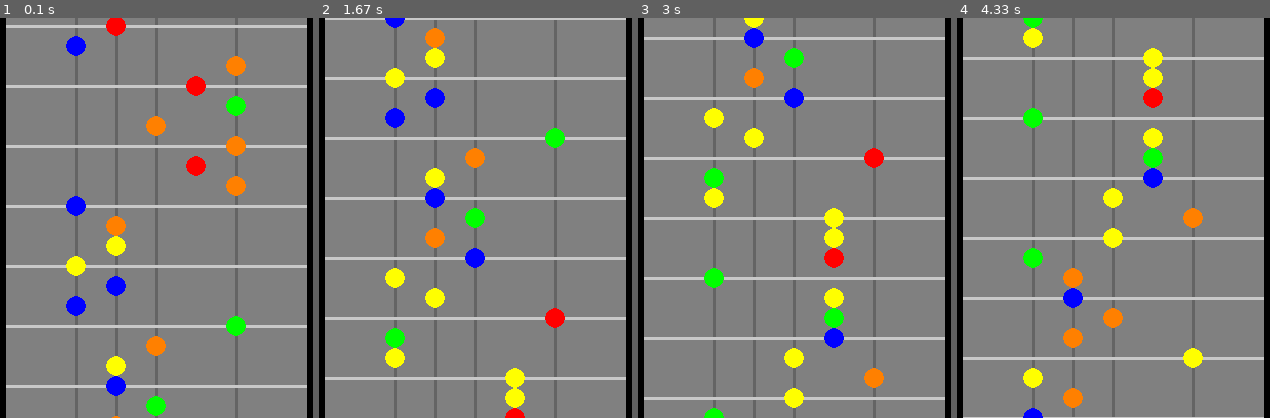
Above: before the commit, frames 1-4 (left to right).
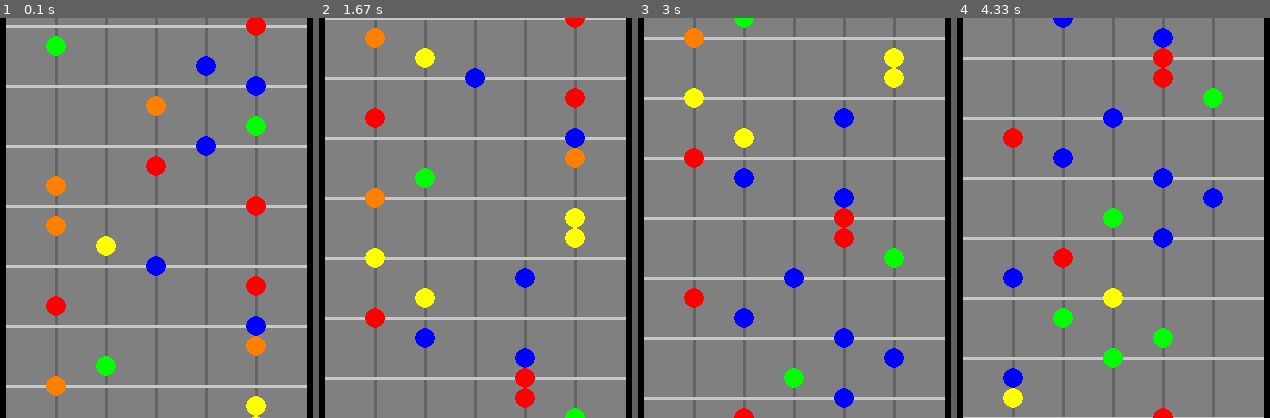
Above: after the commit, the same moments.

Repository: romulofff/gym-hero
Game: pygame game, started from src/sliding_window.py
The game is run twice, just before and just after one commit, with the same random seed, the same clock (stepped at 60 frames per second) and the same inputs.
Inputs:
- Up to frame 1 (0.1 s): no input
- Up to frame 2 (1.67 s): no input
- Up to frame 3 (3 s): no input
- Up to frame 4 (4.33 s): no input

The runs differ from the first frame. In frame 1, 14% of the frame differs, in the area x 14-85%, y 0-100%; in frame 2, 14%; in frame 3, 14%; in frame 4, 14%.

Commit message:
Fixing distance between notes

Diff:
--- a/src/create_track.py
+++ b/src/create_track.py
@@ -20,11 +20,11 @@
 
 def draw_line(screen):
     """ Draw the lines where the notes will roll """
-    draw.line(screen, (100, 100, 100), (120, 0), (120, 2160), 3)
-    draw.line(screen, (100, 100, 100), (160, 0), (160, 2160), 3)
+    draw.line(screen, (100, 100, 100), (100, 0), (100, 2160), 3)
+    draw.line(screen, (100, 100, 100), (150, 0), (150, 2160), 3)
     draw.line(screen, (100, 100, 100), (200, 0), (200, 2160), 3)
-    draw.line(screen, (100, 100, 100), (240, 0), (240, 2160), 3)
-    draw.line(screen, (100, 100, 100), (280, 0), (280, 2160), 3)
+    draw.line(screen, (100, 100, 100), (250, 0), (250, 2160), 3)
+    draw.line(screen, (100, 100, 100), (300, 0), (300, 2160), 3)
 
 
 pygame.init()
@@ -32,7 +32,7 @@
 screen = pygame.display.set_mode((400, int(1080*1.5)))
 line_color = (128, 128, 128)
 polygon_points = [(50, 0), (350, 0), (350, 3000), (50, 3000)]
-x = [120, 160, 200, 240, 280]
+x = [100, 150, 200, 250, 300]
 
 
 draw.polygon(screen, line_color, polygon_points)  # Path for the notes
@@ -45,4 +45,4 @@
     draw.circle(screen, choose_color(), (choice(x), y), 10)
 
 pygame.display.flip()
-pygame.image.save(screen, 'chart.png')
+pygame.image.save(screen, '../chart.png')
Binary file changed: chart.png
